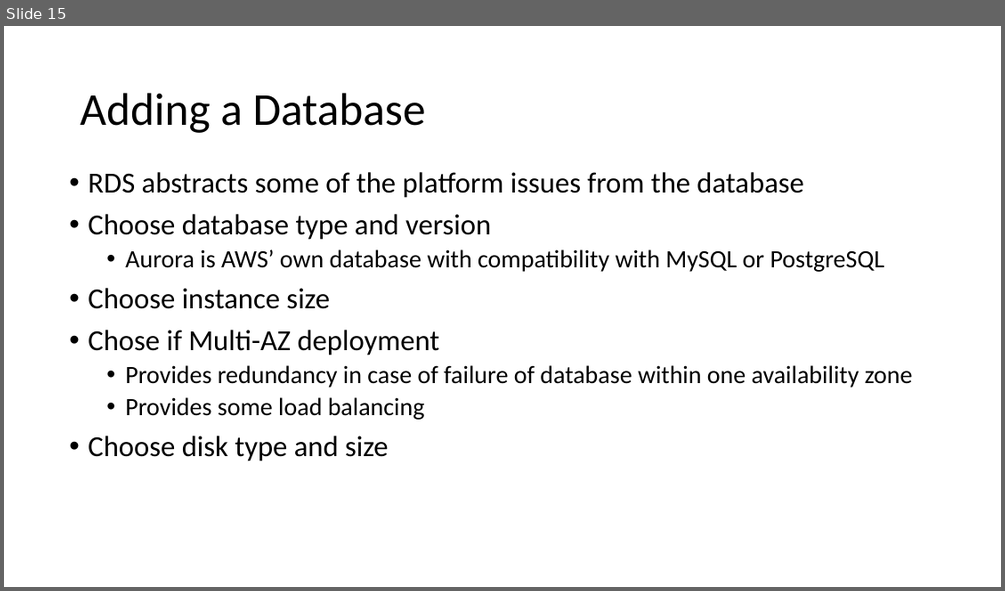
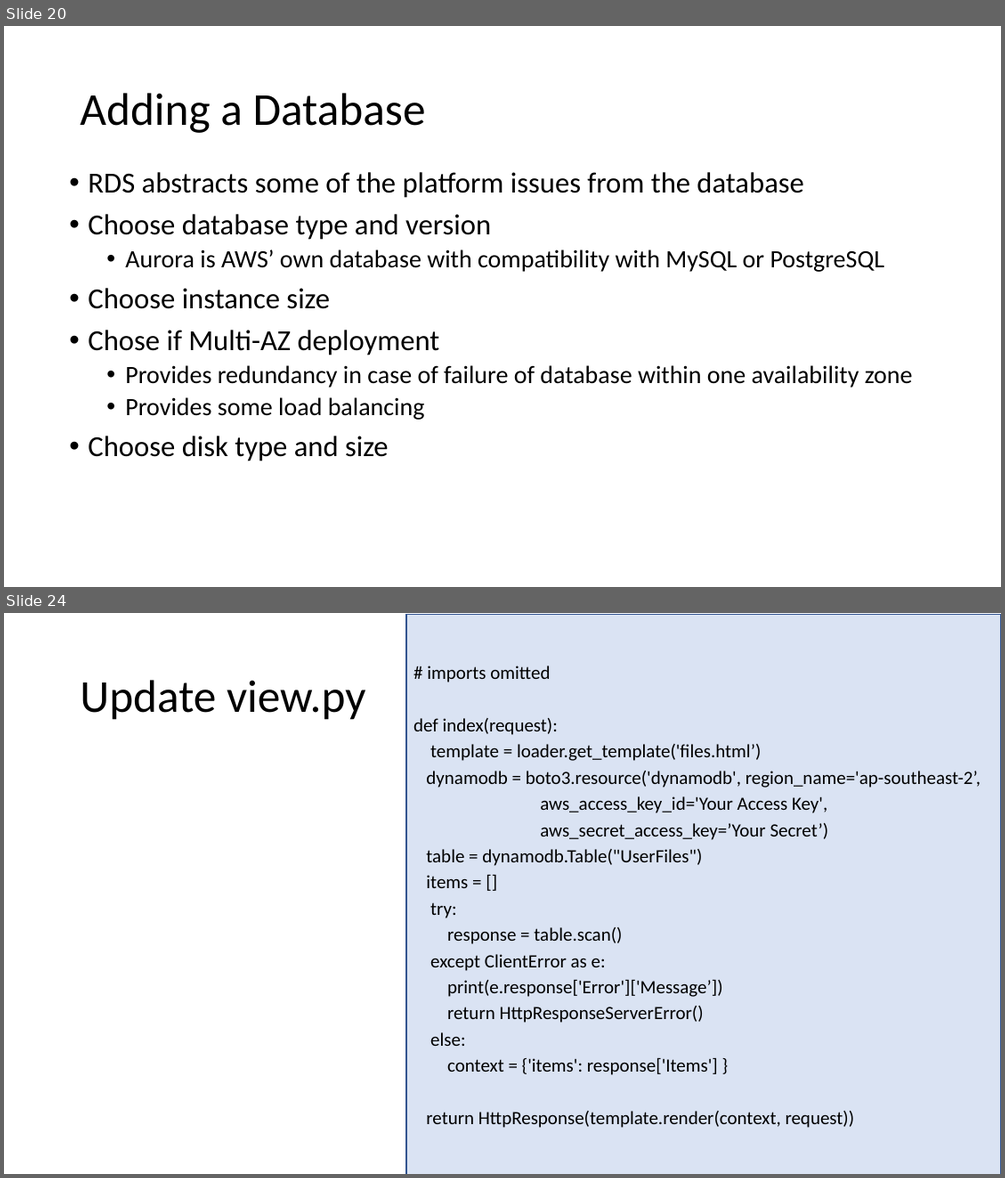
Before and after one commit to uwacsp/cits5503, a slide deck: Lectures/CITS5503WebArchitecture.pptx. Shown one above the other, each under a label of ours: slide 15 before the commit, slides 20 and 24 after it; the slides between them are not shown. The pictures are 1005x591 and 1005x1178 pixels, drawn with LibreOffice and Linux fonts; fonts in the diff are those of the drawing. Boxes give left, top, right and bottom in pixels: in the first picture for what was removed or moved away, otherwise in the second. Text is boxed around its words. In the diff, an @@ line names an element or a change of style, - is before the commit and + after.

```diff
--- a/Lectures/CITS5503WebArchitecture.pptx
+++ b/Lectures/CITS5503WebArchitecture.pptx
@@ slide 24 added at bbox=[4, 613, 1001, 1174], background #FFFFFF @@
@@ rectangle added at bbox=[406, 614, 1001, 1174], fill #DAE3F3, outline #325491 1 pt, 18 pt, text #000000 @@
+# imports omitted
+def index(request):
+template = loader.get_template('files.html’)
+dynamodb = boto3.resource('dynamodb', region_name='ap-southeast-2’,
+aws_access_key_id='Your Access Key',
+aws_secret_access_key=’Your Secret’)
+table = dynamodb.Table("UserFiles")
+items = []
+try:
+response = table.scan()
+except ClientError as e:
+print(e.response['Error']['Message’])
+return HttpResponseServerError()
+else:
+context = {'items': response['Items'] }
+return HttpResponse(template.render(context, request))
@@ title added at bbox=[80, 680, 366, 720], 44 pt, text #000000 @@
+Update view.py
@@ what was slide 15 is now slide 20 @@
```
Also in this commit, not shown: 8 slides changed, 13 other slides added, 5 slides removed, 1 other file.
